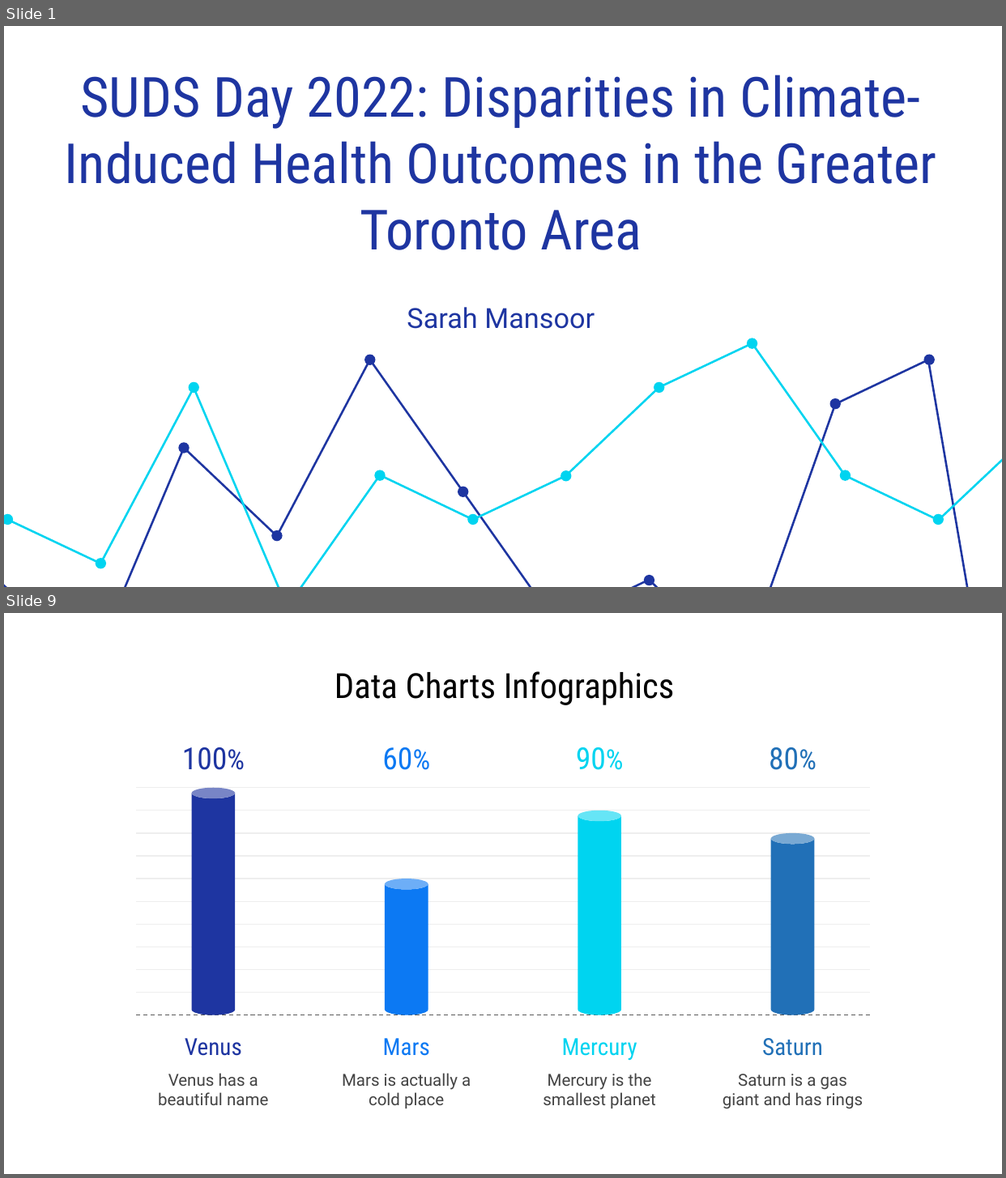
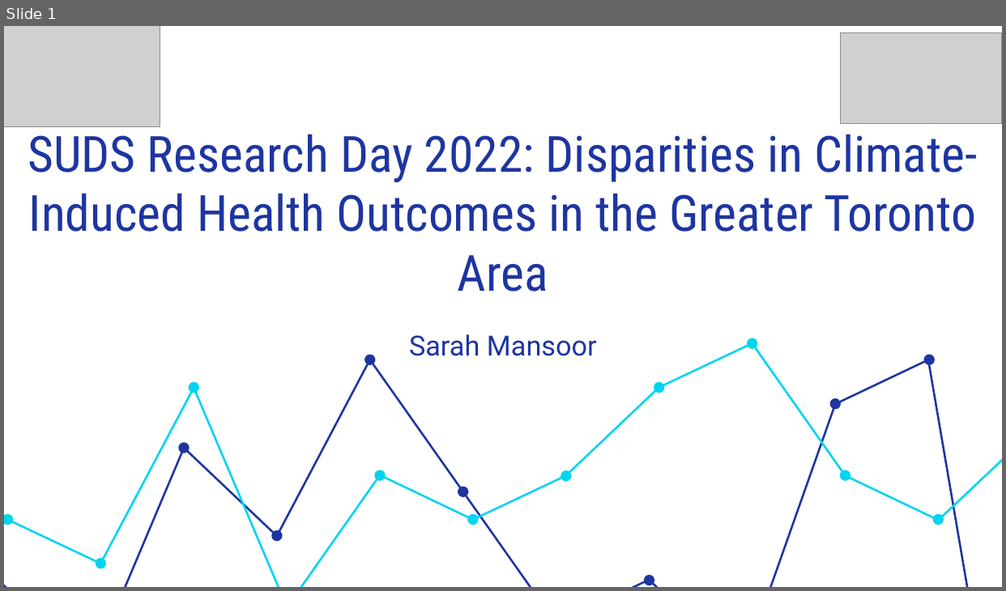
Before and after one commit to sarahmansoorr/SUDS2022, a slide deck: outputs/presentation/presentation.pptx. Shown one above the other, each under a label of ours: slides 1 and 9 before the commit, slide 1 after it; the slides between them are not shown. The pictures are 1006x1178 and 1006x591 pixels, drawn with LibreOffice and Linux fonts; fonts in the diff are those of the drawing; grey boxes stand for pictures. Boxes give left, top, right and bottom in pixels: in the first picture for what was removed or moved away, otherwise in the second. Text is boxed around its words. In the diff, an @@ line names an element or a change of style, - is before the commit and + after.

```diff
--- a/outputs/presentation/presentation.pptx
+++ b/outputs/presentation/presentation.pptx
@@ slide 9 removed at [4,613,1002,1174], background #FFFFFF @@
@@ title removed at [334,671,675,705] @@
-Data Charts Infographics
@@ group removed at [722,747,863,1110]: 3 texts, 1 cylinder @@
-Saturn
-Saturn is a gas giant and has rings
-80%
@@ group removed at [136,788,870,1015]: 11 lines @@
@@ group removed at [158,747,268,1105]: 3 texts, 1 cylinder @@
-Venus
-100%
-Venus has a beautiful name
@@ group removed at [342,747,471,1109]: 3 texts, 1 cylinder @@
-Mars
-60%
-Mars is actually a cold place
@@ group removed at [543,747,656,1109]: 3 texts, 1 cylinder @@
-Mercury
-90%
-Mercury is the smallest planet
@@ slide 1 changed as well @@
@@ picture added at [4,26,160,126] @@
@@ picture added at [840,33,1002,124] @@
@@ text at [27,126,977,292]: text changed; size 40 to 36 pt @@
-SUDS Day 2022: Disparities in Climate-Induced Health Outcomes in the Greater Toronto Area
+SUDS Research Day 2022: Disparities in Climate-Induced Health Outcomes in the Greater Toronto Area
@@ subtitle "Sarah Mansoor": place and size @@
-subtitle "Sarah Mansoor" at [407,307,594,329]
+subtitle "Sarah Mansoor" at [409,335,597,356]
```
Also in this commit, not shown: 2 slides added, 32 other slides removed, 7 other files.
